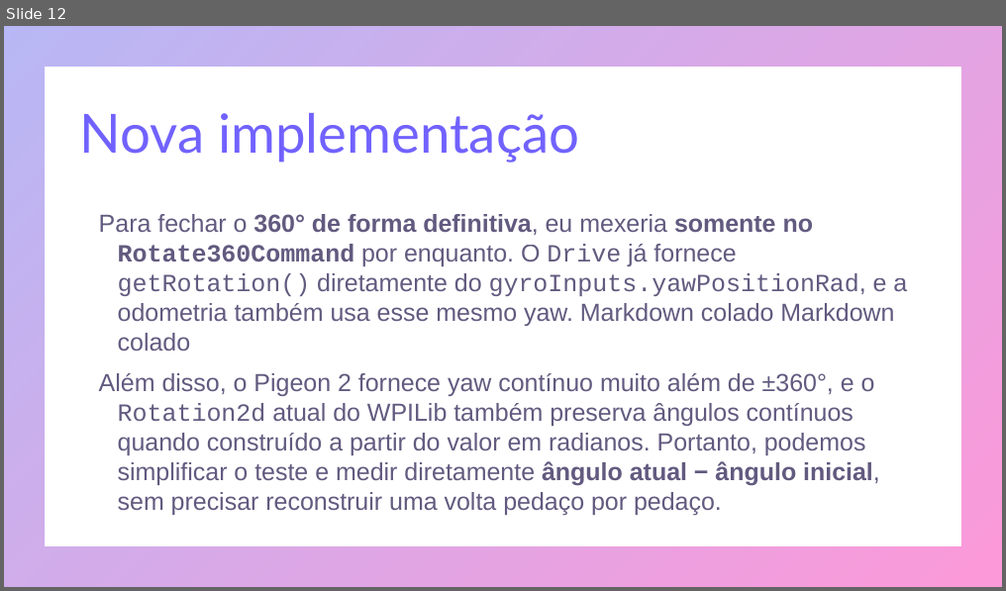
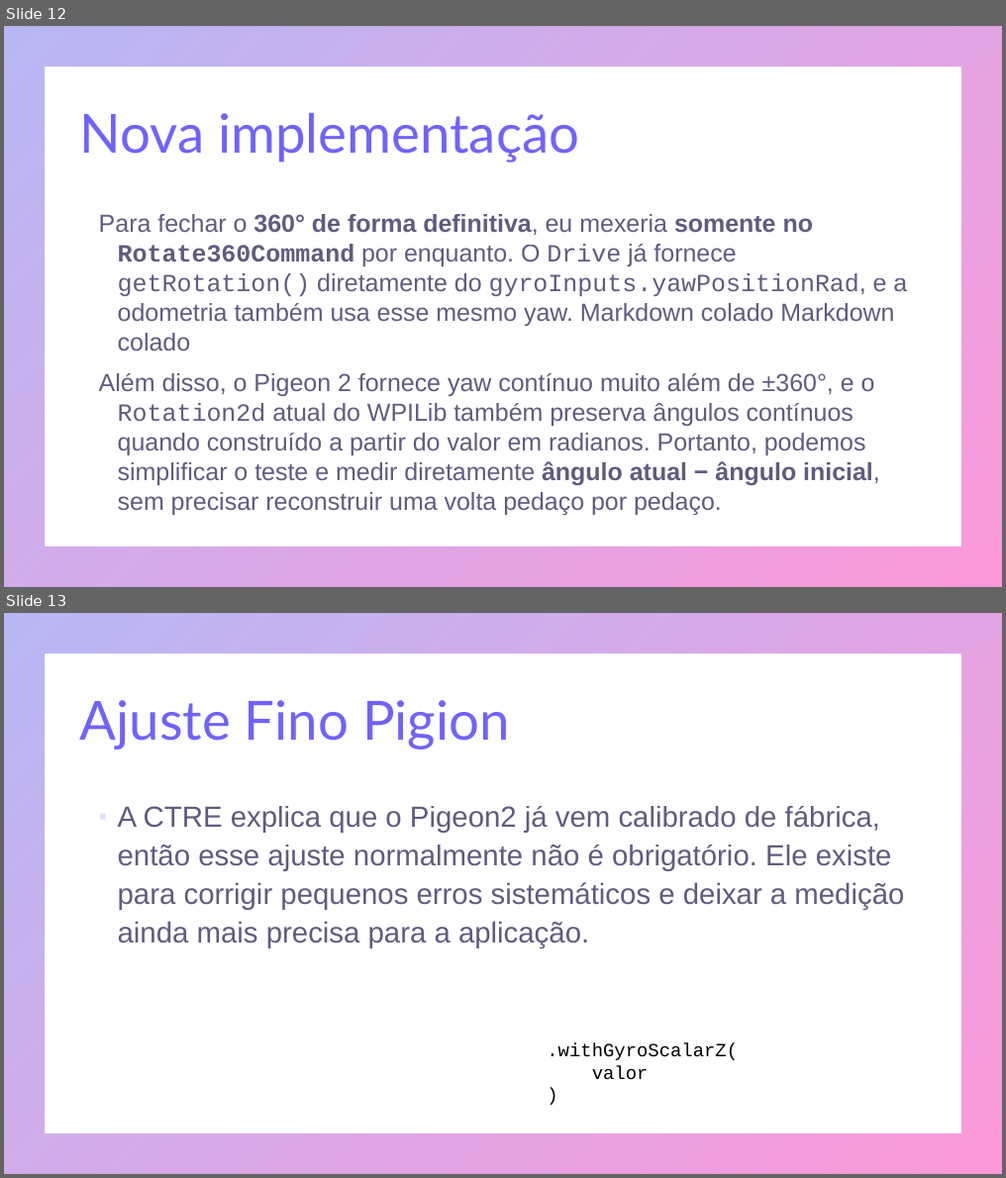
Before and after one commit to fabio-sudo/Tutorial_WPLIB, a slide deck: 4 - Calibração/Aula 7.pptx. Shown one above the other, each under a label of ours: slide 12 before the commit, slides 12 and 13 after it. The pictures are 1006x591 and 1006x1178 pixels, drawn with LibreOffice and Linux fonts; fonts in the diff are those of the drawing. Boxes give left, top, right and bottom in pixels: in the first picture for what was removed or moved away, otherwise in the second. Text is boxed around its words. In the diff, an @@ line names an element or a change of style, - is before the commit and + after.

```diff
--- a/4 - Calibração/Aula 7.pptx
+++ b/4 - Calibração/Aula 7.pptx
@@ slide 13 added at (4, 613, 1002, 1174), background #FFFFFF; not listed: 1 template element that a slide beside it also shows @@
@@ title added at (80, 700, 509, 750), 52 pt, text gradient #7162FE to #F900A0 @@
+Ajuste Fino Pigion
@@ text added at (118, 806, 904, 949), 28 pt, text #201449 at 70% opacity @@
+▪ A CTRE explica que o Pigeon2 já vem calibrado de fábrica, então esse ajuste normalmente não é obrigatório. Ele existe para corrigir pequenos erros sistemáticos e deixar a medição ainda mais precisa para a aplicação.
@@ text added at (547, 1044, 738, 1080), 18 pt, text #000000 @@
+.withGyroScalarZ(
+valor
+)
```
Also in this commit, not shown: 5 other slides added, 31 other files.
